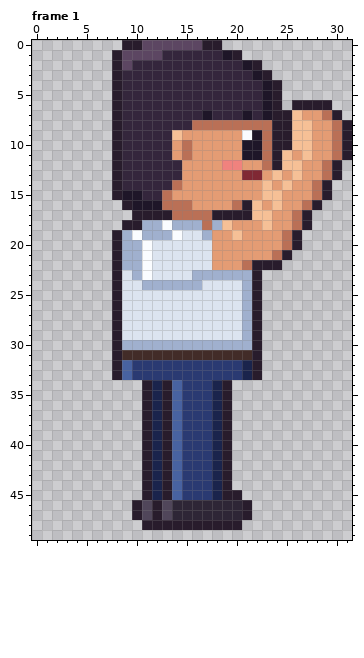
Edited in one commit: pixel-art file (ArtSource/Student/boy_reachup.aseprite). That is the earlier state.
32x50 pixels, 2 frames. Colours within 5 levels of each other are drawn and written as one. Shown: frame 1. The commit also changed other frames, which this record leaves out.
New version:
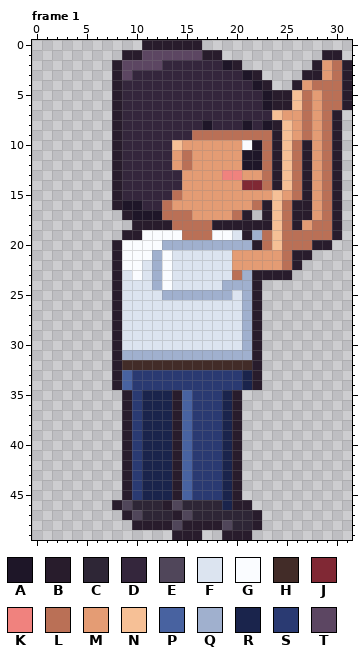
Palette (. is transparent): A #1e1628  B #281c2c  C #2e2636  D #34263c  E #50465a  F #dce4f0  G #fafcff  H #422c28  J #802834  K #f0827e  L #ba7056  M #e49c74  N #f6c096  P #4862a0  Q #a0b0ce  R #1a244c  S #2a3a72  T #5c4662
Edits made:
--- frame 1
@@ x 0..31 @@
- 0 .........BBTTTTTTBB.............
- 1 ........BTTTTDDDDDDAB...........
- 2 ........BTDDDDDDDDDDDAB.........
- 3 ........BDDDDDDDDDDDDDAB........
- 4 ........BDDDDDDDDDDDDDDAB.......
- 5 ........BDDDDDDDDDDDDDDAB.......
- 6 ........BDDDDDDDDDDDDDDAB.BBBB..
- 7 ........BDDDDDDDDADDDADABBNMMLB.
- 8 ........BDDDDDDDLLLLLLLLBBNNMMLB
- 9 ........BDDDDDNMMMMMMGALBBNNMMLB
-10 ........BDDDDDMLMMMMMAALBBNNMMLB
-11 ........BDDDDDMLMMMMMAALBNMNMMLB
-12 ........BDDDDDDMMMMKKMMLBNNMMLB.
-13 ........BDDDDDDMMMMMMJJMNMNMMLB.
-14 ........BDDDDDLMMMMMMMMNMNMMLB..
-15 ........BAADDLMMMMMMMMMNNMMMLB..
-16 .........BAAALLLMMMMLBNMNMMLB...
-17 ..........BBBBLLLLBBBBNNMMLB....
-18 .........BBQQGQQQLQNMMMNMMLB....
-19 ........BQGQQQGFFQMMNMMMMLB.....
-20 ........BQQGFFFFFFMMMMMMMLB.....
-21 ........BQQGFFFFFFMMMMMMLB......
-22 ........BQQGFFFFFFMMMLBBB.......
-23 ........BFQGFFFFQQQQQQB.........
-24 ........BFFQQQQQQFFFFQB.........
-25 ........BFFFFFFFFFFFFQB.........
+ 0 ...........BBBBBB...............
+ 1 .........BBTTTTTTBB..........BB.
+ 2 ........BTTTTDDDDDDAB.......BMLB
+ 3 ........BTDDDDDDDDDDDAB....BBMLB
+ 4 ........BDDDDDDDDDDDDDAB..BMLLLB
+ 5 ........BDDDDDDDDDDDDDDABBNLMLLB
+ 6 ........BDDDDDDDDDDDDDDABBNLMLLB
+ 7 ........BDDDDDDDDDDDDDDDNMMLMLB.
+ 8 ........BDDDDDDDDADDDADABNMLMLB.
+ 9 ........BDDDDDDDLLLLLLLLBNMLMLB.
+10 ........BDDDDDNMMMMMMGALBNLBMLB.
+11 ........BDDDDDMLMMMMMAALBNLBMLB.
+12 ........BDDDDDMLMMMMMAALBNLBMLB.
+13 ........BDDDDDDMMMMKKMMLBNLBMLB.
+14 ........BDDDDDDMMMMMMJJLBNLBMLB.
+15 ........BDDDDDLMMMMMMMMMNMLBMLB.
+16 ........BAADDLMMMMMMMMLBNLBBMLB.
+17 .........BAAALLLMMMMLB.BNLBBMLB.
+18 ..........BBBBLLLLBBBBBBNLBMLLB.
+19 .........BBGGGGLLLGGFBQLNLLLLLB.
+20 ........BGGGGQQQQQQQQQBLNLLLBB..
+21 ........BGGGQGFFFFFFMMMMMLBB....
+22 ........BGGFQGFFFFFFMMMMMLB.....
+23 ........BFGFQGFFFFFFLQBBBB......
+24 ........BFFFQGFFFFFQQQB.........
+25 ........BFFFFQQQQQQQFQB.........
 26 ........BFFFFFFFFFFFFQB.........
@@ x 6..24 @@
 29 ..BFFFFFFFFFFFFQB..
-30 ..BQQQQQQQQQQQQQB..
-31 ..BHHHHHHHHHHHHHB..
-32 ..BPSSSSSSSSSSSRB..
+30 ..BFFFFFFFFFFFFQB..
+31 ..BQQQQQQQQQQQQQB..
+32 ..BHHHHHHHHHHHHHB..
 33 ..BPSSSSSSSSSSSRB..
-34 .....BRBPSSSRB.....
-35 .....BRBPSSSRB.....
-36 .....BRBPSSSRB.....
-37 .....BRBPSSSRB.....
-38 .....BRBPSSSRB.....
-39 .....BRBPSSSRB.....
-40 .....BRBPSSSRB.....
-41 .....BRBPSSSRB.....
-42 .....BRBPSSSRB.....
-43 .....BRBPSSSRB.....
-44 .....BRBPSSSRB.....
-45 .....BRBPSSSRBB....
-46 ....BEBECCCCCCCB...
-47 ....BEBECCCCCCCB...
-48 .....BBBBBBBBBB....
-49 ...................
+34 ..BPSSSSSSSSSSSRB..
+35 ...BSRRRBPSSSRB....
+36 ...BSRRRBPSSSRB....
+37 ...BSRRRBPSSSRB....
+38 ...BSRRRBPSSSRB....
+39 ...BSRRRBPSSSRB....
+40 ...BSRRRBPSSSRB....
+41 ...BSRRRBPSSSRB....
+42 ...BSRRRBPSSSRB....
+43 ...BSRRRBPSSSRB....
+44 ...BSRRRBPSSSRB....
+45 ...BSRRRBPSSSRB....
+46 ..BECCCBECCCCRBB...
+47 ...BECCCBECCCCCCB..
+48 ....BBBBEBBBBECCB..
+49 ........BBB..BBB...
Boxes around the changes in both pictures, in picture pixels (x1, y1, x2, y2):
changed: (112, 40, 352, 300)
changed: (112, 340, 262, 540)
